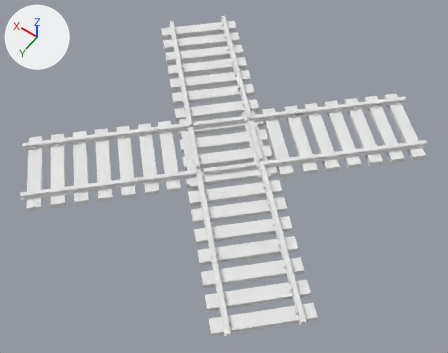
The OBJ model src/main/resources/assets/tc/models/track_diagonal_crossing.obj, before and after one commit.
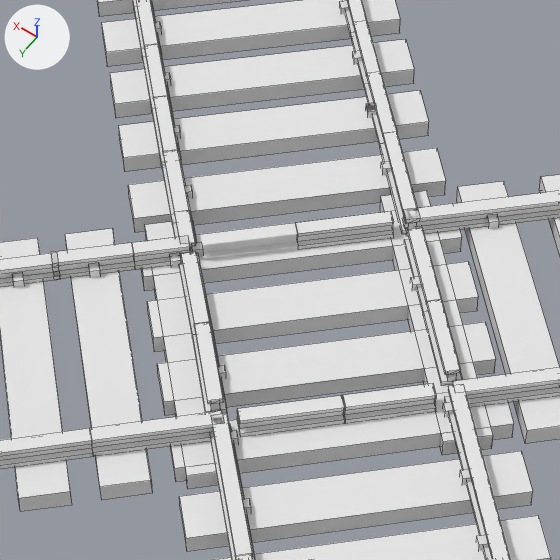
Each version is shown whole from a 50 mm camera at (-2.52, 3.54, 5.07) aimed at (-0.14, 0.21, -0.17), then close up on the part from 31% to 65% of the width and 17% to 59% of the height. The lights are fixed; the arrows at upper left show +X, +Y and +Z. The close-ups show mesh edges as thin lines. Where no turn or scale is listed for an object, it has been applied to the vertices.

The first close-up shows 'track_normal', 'track_normal.003', 'track_normal.004', 'track_normal.009', 'track_normal.010'.
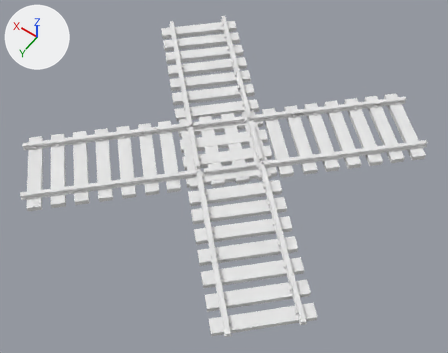
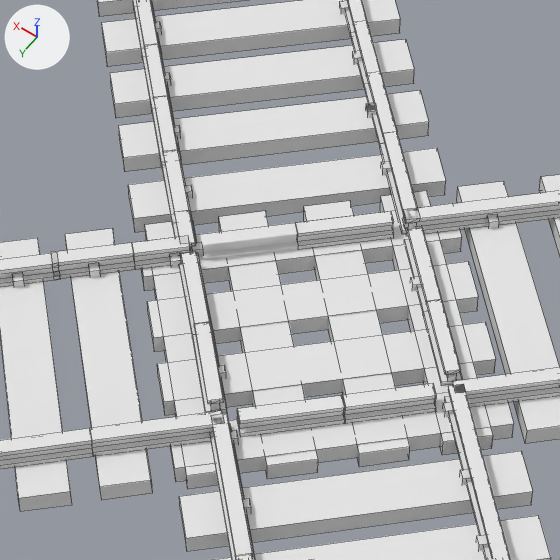
Commit message: Diagonal Two Ways Crossing update

Boxes (x1, y1, x2, y2) around the edits, measured in the close-ups (560 x 560 px):
'track_normal.005', added: after (304, 201, 410, 467)
'track_normal.001', added: after (219, 211, 318, 479)

What changed in the scene script:
```text
Add mat_default_obj_022:
    mat_default_obj_022 = principled_material('Default_OBJ.022')
    mat_default_obj_022.base_color = (0.8, 0.8, 0.8)  # white #e7e7e7
    mat_default_obj_022.roughness = 1.0
Add mat_default_obj_004:
    mat_default_obj_004 = principled_material('Default_OBJ.004')
    mat_default_obj_004.base_color = (0.8, 0.8, 0.8)  # white #e7e7e7
    mat_default_obj_004.roughness = 1.0
Add me_track_normal_005:
    me_track_normal_005.from_pydata([(-0.455, 0.208, -0.035), (-0.455, 0.208, 0.025), (0.209, -0.457, 0.025), (0.209, -0.457, -0.035), (-0.356, 0.307, -0.035), (-0.356, 0.307, 0.025), (0.308, -0.358, -0.035), (0.308, -0.358, 0.025)], [], [(0, 3, 2, 1), (4, 0, 1, 5), (4, 6, 3, 0), (6, 4, 5, 7), (3, 6, 7, 2), (1, 2, 7, 5)])
    me_track_normal_005.materials.append(mat_default_obj_022)  # white #e7e7e7
Add me_track_normal_001:
    me_track_normal_001.from_pydata([(-0.275, 0.388, -0.035), (-0.275, 0.388, 0.025), (0.389, -0.277, 0.025), (0.389, -0.277, -0.035), (-0.176, 0.487, -0.035), (-0.176, 0.487, 0.025), (0.488, -0.178, -0.035), (0.488, -0.178, 0.025)], [], [(0, 3, 2, 1), (4, 0, 1, 5), (4, 6, 3, 0), (6, 4, 5, 7), (3, 6, 7, 2), (1, 2, 7, 5)])
    me_track_normal_001.materials.append(mat_default_obj_004)  # white #e7e7e7
Add ob_track_normal_005:
    ob_track_normal_005 = bpy.data.objects.new('track_normal.005', me_track_normal_005)
    ob_track_normal_005.location = (0.0, 0.0, 0.0)
Add ob_track_normal_001:
    ob_track_normal_001 = bpy.data.objects.new('track_normal.001', me_track_normal_001)
    ob_track_normal_001.location = (0.0, 0.0, 0.0)
```
